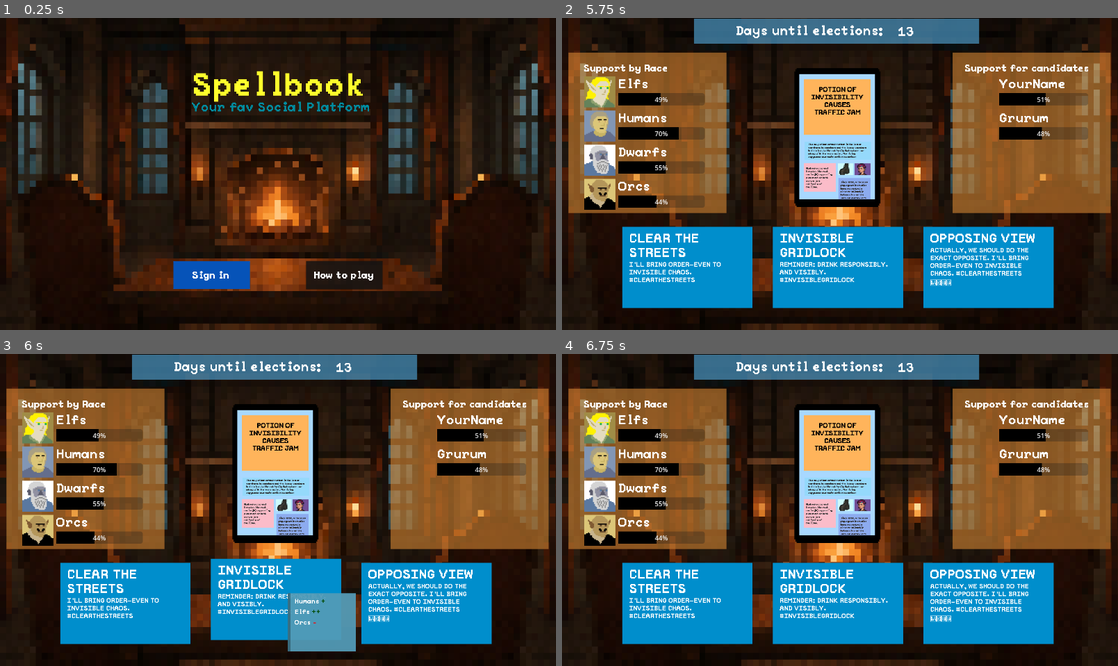
Above: before the commit, frames 1-4 (two rows, left to right).
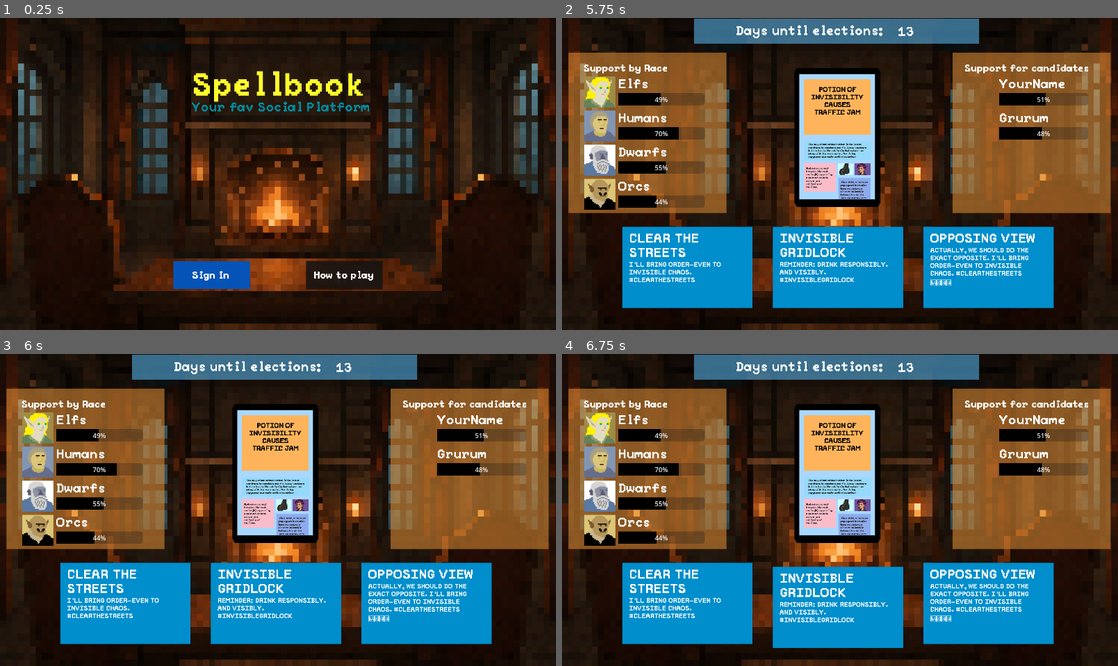
Above: after the commit, the same moments.

Repository: WhatYouFormaggiKindOfPizza/game
Game: Godot game, scene res://scenes/game.tscn
Same seed, same stepped clock (60 frames per second), same inputs: the game is played once before the commit and once after it.
Inputs (mouse positions are in pixels of both pictures, inside the frame that each line leads up to):
- Up to frame 1 (0.25 s): no input
- Up to frame 2 (5.75 s): click "Sign in" at 0.5 s; click (689, 267) at 1.27 s; click (689, 267) at 2.02 s; click (689, 267) at 2.77 s; tap Enter at 3.5, 5 s; move the mouse to (962, 158) at 3.52 s; tap Space at 4.25 s; move the mouse to (728, 189) at 4.27 s; move the mouse to (895, 105) at 5.02 s
- Up to frame 3 (6 s): tap Space at 5.75 s; move the mouse to (250, 572) at 5.77 s
- Up to frame 4 (6.75 s): tap Enter at 6.5 s; move the mouse to (1006, 556) at 6.52 s

Frames 1-2 are identical in both runs. In frame 3, 4.0% of the frame differs, in the area x 37-64%, y 65-96%; in frame 4, 1.9%.
Error after the commit: Invalid access to property or key 'ui_hover' on a base object of type 'Node (sound_manager.gd)'. (res://scripts/post.gd:90)

Commit message:
Add global sound manager

Diff:
--- a/project.godot
+++ b/project.godot
@@ -10,10 +10,14 @@
 
 [application]
 
-config/name="MicroJamGame"
+config/name="Spellbook Platform"
 run/main_scene="uid://cmiqiuj17qh2n"
 config/features=PackedStringArray("4.4", "GL Compatibility")
 config/icon="res://assets/icon.svg"
+
+[autoload]
+
+SoundManager="*res://scripts/sound_manager.gd"
 
 [display]
 
--- a/scripts/post.gd
+++ b/scripts/post.gd
@@ -6,7 +6,7 @@
 @onready var game_manager: GameManager
 @onready var title_label: PixelLabel
 @onready var content_label: PixelLabel
-@onready var tooltip: Tooltip
+@onready var tooltip: Tooltip = %PostTooltip
 
 var event_id: int
 
@@ -75,7 +75,6 @@
 
 	title_label = get_node("Button/VBoxContainer/PostTitle")
 	content_label = get_node("Button/VBoxContainer/PostContent")
-	tooltip = get_node("PostTooltip")
 	assign_labels()
 	tooltip.setup_data(effects)
 
@@ -88,6 +87,7 @@
 
 
 func _on_button_mouse_entered() -> void:
+	SoundManager.instance.play(SoundManager.instance.ui_hover)
 	position.y -= 10
 	tooltip.toggle(true)
 
--- /dev/null
+++ b/scripts/sound_manager.gd
@@ -0,0 +1,28 @@
+extends Node
+
+var instance: SoundManager
+var player: AudioStreamPlayer
+
+func _init() -> void:
+	player = AudioStreamPlayer.new()
+	player.name = "SFXPlayer"
+	add_child(player)
+	instance = self
+
+
+func play_only(stream: AudioStream) -> void:
+	if stream:
+		player.stop()
+		player.stream = stream
+		player.play()
+	else:
+		push_error("No audio stream provided to play_only()")
+
+
+
+func play(stream: AudioStream) -> void:
+	if stream:
+		player.stream = stream
+		player.play()
+	else:
+		push_error("No audio stream provided to play()")
Not shown, added: scripts/sound_manager.gd.uid
